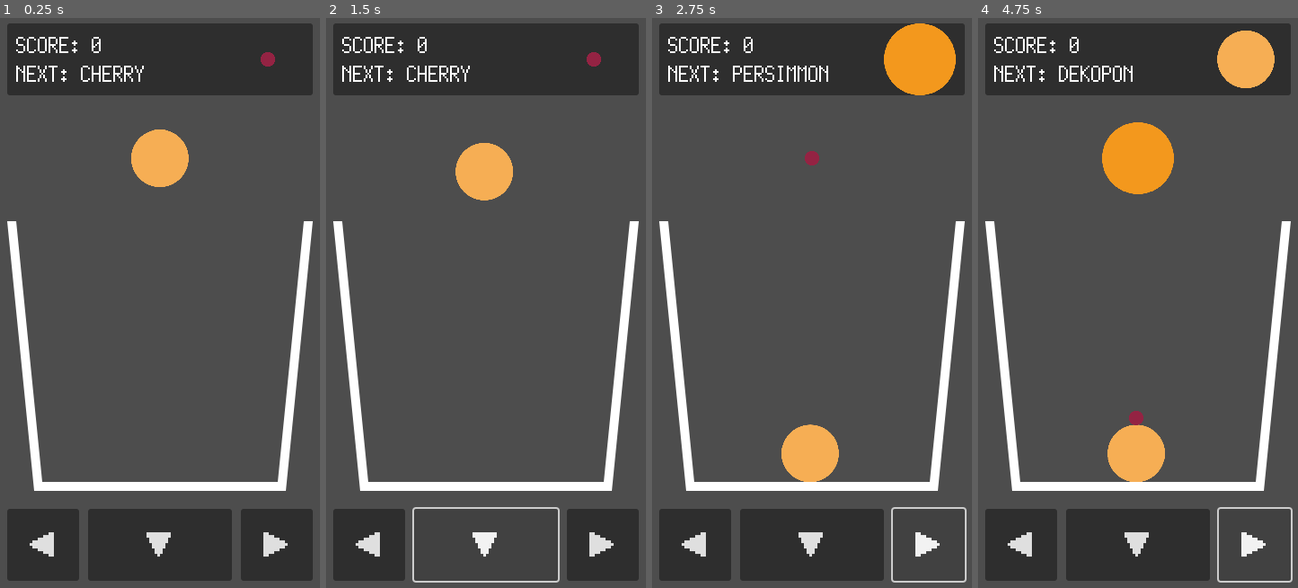
Above: before the commit, frames 1-4 (left to right).
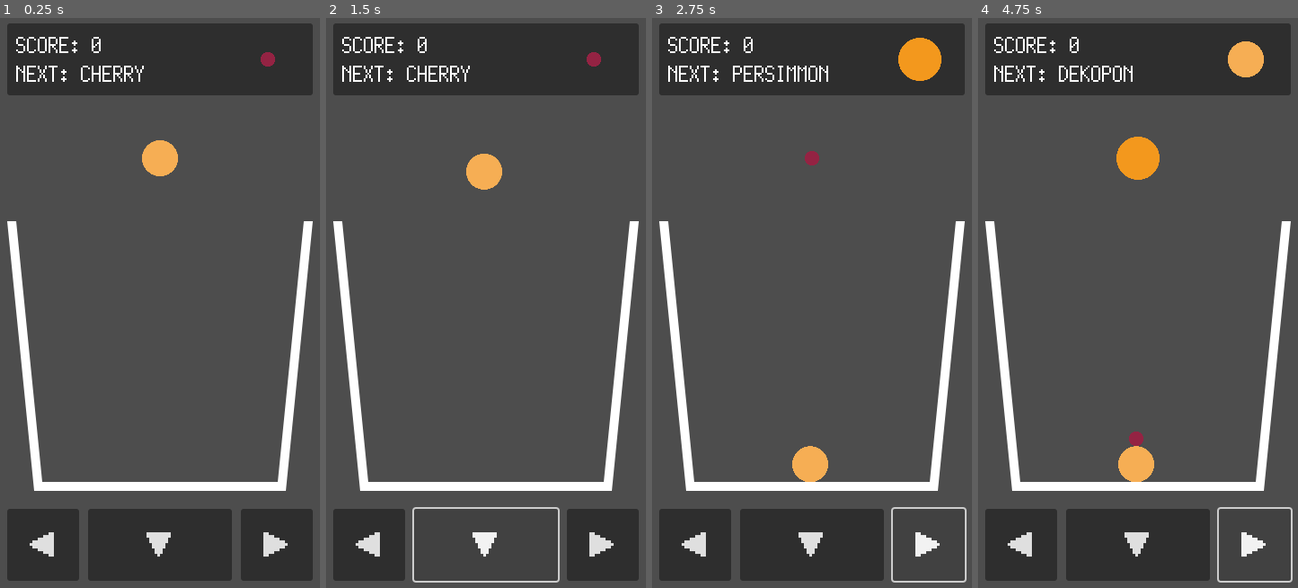
Above: after the commit, the same moments.

Repository: kamikoloss/fruits-puzzle
Game: Godot game, scene res://scenes/main.tscn
Two runs of this game, one before a commit and one after it. Both use one fixed random seed, a clock stepped at 60 frames per second and the inputs below.
Inputs:
- Up to frame 1 (0.25 s): no input
- Up to frame 2 (1.5 s): click "◀" at 0.5 s; click "▼" at 1.25 s
- Up to frame 3 (2.75 s): click "▶" at 2 s
- Up to frame 4 (4.75 s): click "◀" at 2.75 s; click "▼" at 3.5 s; click "▶" at 4.25 s

The runs differ from the first frame. In frame 1, 0.9% of the frame differs, in the area x 41-59%, y 19-30%; in frame 2, 0.9%; in frame 3, 2.3%; in frame 4, 3.3%, in the area x 38-93%, y 2-82%.

Commit message:
フルーツの大きさを調整した

Diff:
--- a/scenes/global.gd
+++ b/scenes/global.gd
@@ -26,16 +26,16 @@
 # ref. https://www.colordic.org/y
 const FRUIT_DATA = {
 	FruitType.CHERRY: { "name": "CHERRY", "score": 1, "scale": 16, "color": "#942343" },
-	FruitType.STRAWBERRY: { "name": "STRAWBERRY", "score": 2, "scale": 32, "color": "#d70035" },
-	FruitType.GRAPE: { "name": "GRAPE", "score": 4, "scale": 48, "color": "#56256e" },
-	FruitType.DEKOPON: { "name": "DEKOPON", "score": 8, "scale": 64, "color": "#f6ae54" },
-	FruitType.PERSIMMON: { "name": "PERSIMMON", "score": 16, "scale": 80, "color": "#f3981d" },
-	FruitType.APPLE: { "name": "APPLE", "score": 32, "scale": 96, "color": "#d70035" },
-	FruitType.PEAR: { "name": "PEAR", "score": 64, "scale": 112, "color": "#fad09e" },
-	FruitType.PEACH: { "name": "PEACH", "score": 128, "scale": 128, "color": "#f19ca7" },
-	FruitType.PINEAPPLE: { "name": "PINEAPPLE", "score": 256, "scale": 144, "color": "#fcc800" },
-	FruitType.MELON: { "name": "MELON", "score": 512, "scale": 160, "color": "#65ab31" },
-	FruitType.WATERMELON: { "name": "WATERMELON", "score": 1024, "scale": 176, "color": "#417038" },
+	FruitType.STRAWBERRY: { "name": "STRAWBERRY", "score": 2, "scale": 24, "color": "#d70035" },
+	FruitType.GRAPE: { "name": "GRAPE", "score": 4, "scale": 32, "color": "#56256e" },
+	FruitType.DEKOPON: { "name": "DEKOPON", "score": 8, "scale": 40, "color": "#f6ae54" },
+	FruitType.PERSIMMON: { "name": "PERSIMMON", "score": 16, "scale": 48, "color": "#f3981d" },
+	FruitType.APPLE: { "name": "APPLE", "score": 32, "scale": 56, "color": "#d70035" },
+	FruitType.PEAR: { "name": "PEAR", "score": 64, "scale": 64, "color": "#fad09e" },
+	FruitType.PEACH: { "name": "PEACH", "score": 128, "scale": 80, "color": "#f19ca7" },
+	FruitType.PINEAPPLE: { "name": "PINEAPPLE", "score": 256, "scale": 96, "color": "#fcc800" },
+	FruitType.MELON: { "name": "MELON", "score": 512, "scale": 112, "color": "#65ab31" },
+	FruitType.WATERMELON: { "name": "WATERMELON", "score": 1024, "scale": 128, "color": "#417038" },
 }
 
 
